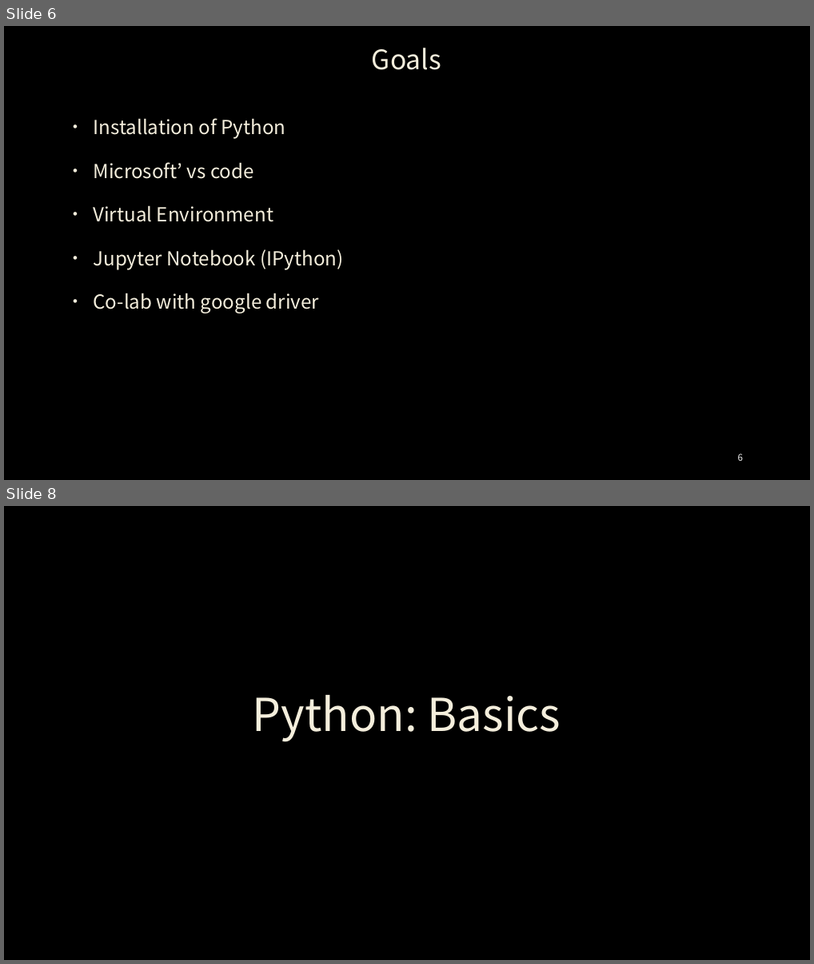
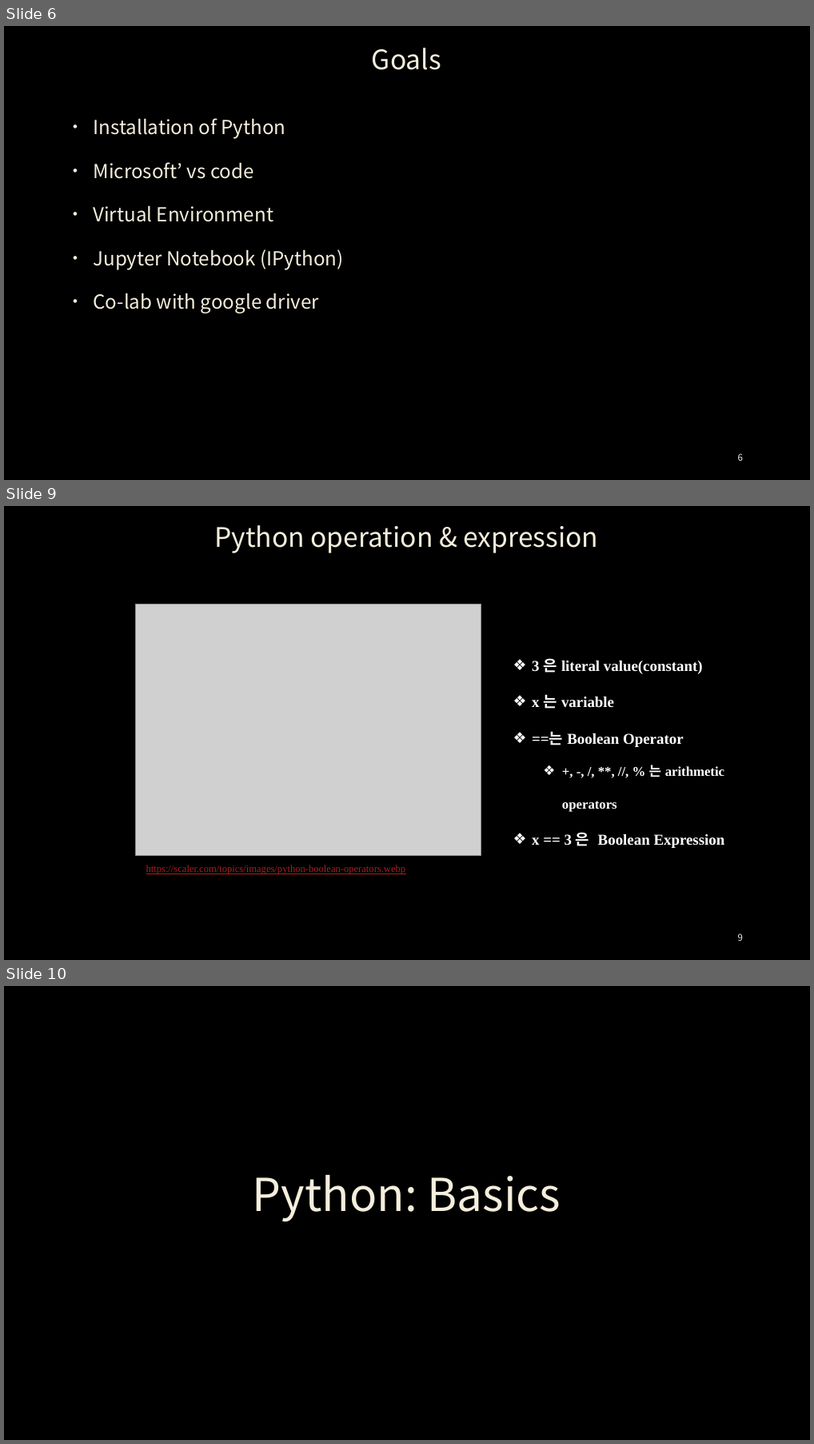
Before and after one commit to ancestor9/24_python-programimming-1, a slide deck: week1/week_01_Installations and Basics.pptx. Shown one above the other, each under a label of ours: slides 6 and 8 before the commit, slides 6, 9 and 10 after it; the slides between them are not shown. The pictures are 814x964 and 814x1444 pixels, drawn with LibreOffice and Linux fonts; fonts in the diff are those of the drawing; grey boxes stand for pictures; background and template pictures are left out. Boxes give left, top, right and bottom in pixels: in the first picture for what was removed or moved away, otherwise in the second. Text is boxed around its words. In the diff, an @@ line names an element or a change of style, - is before the commit and + after.

```diff
--- a/week1/week_01_Installations and Basics.pptx
+++ b/week1/week_01_Installations and Basics.pptx
@@ slide 9 added at box(4, 506, 810, 960), background picture (left out) @@
@@ title added at box(214, 525, 599, 553), 32 pt, text #F4EEDC @@
+Python operation & expression
@@ picture added at box(135, 604, 482, 855) @@
@@ text added at box(532, 658, 726, 848), 18 pt, text #FFFFFF, bold @@
+❖ 3 은 literal value(constant)
+❖ x 는 variable
+❖ ==는 Boolean Operator
+  ❖ +, -, /, **, //, % 는 arithmetic operators
+❖ x == 3 은 Boolean Expression
@@ text added at box(146, 864, 406, 874), 12 pt, text #AD1F1F, underline @@
+https://scaler.com/topics/images/python-boolean-operators.webp
@@ page number added at box(738, 933, 743, 940), 11 pt, text #F2F2F2 @@
+9
@@ what was slide 8 is now slide 10 @@
```
Also in this commit, not shown: 3 slides changed, 1 other slide added.
